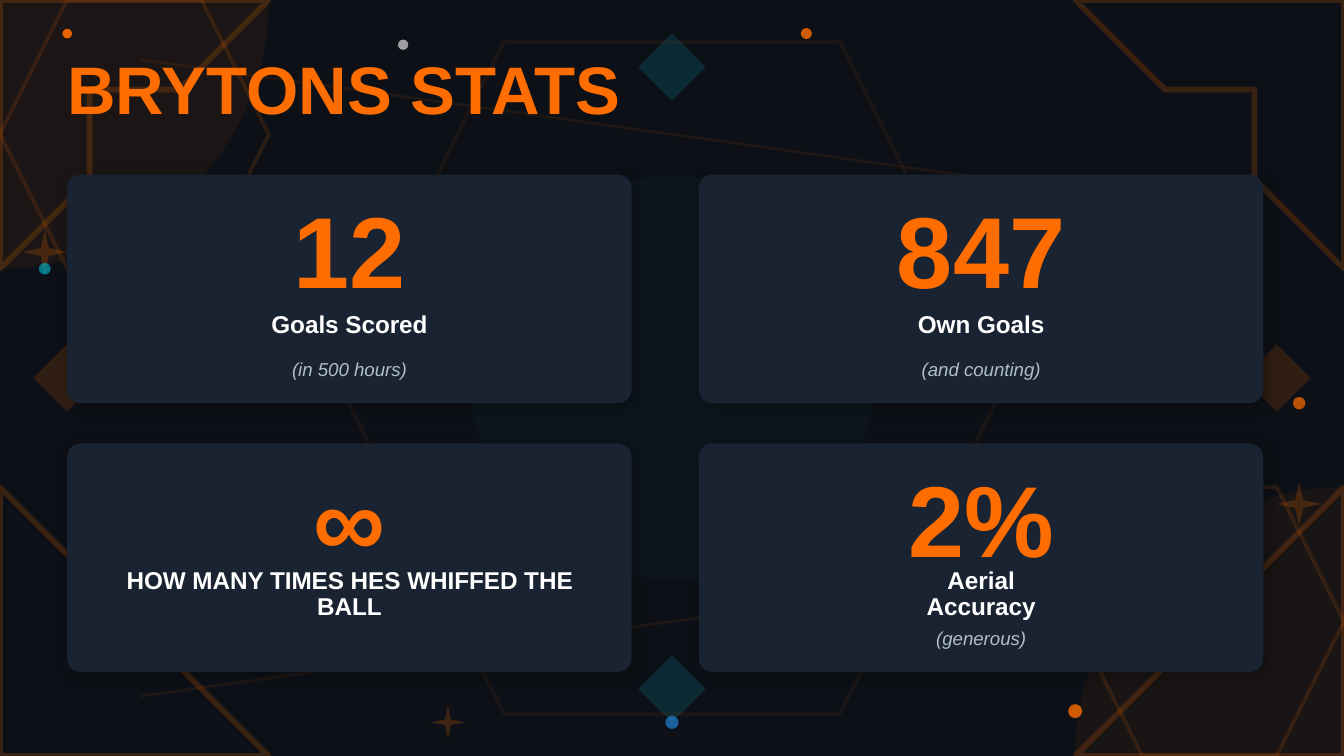
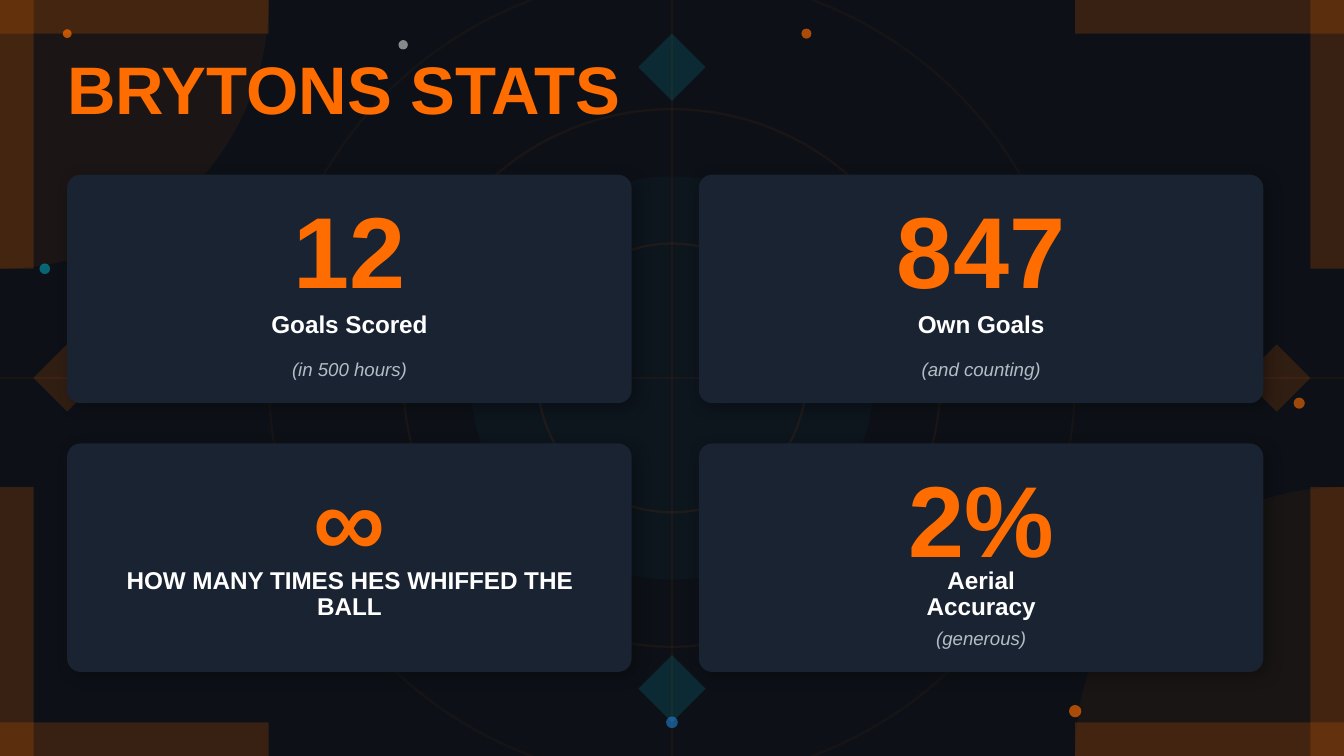
Before and after one commit to coenheinrich-beep/landscape-site-1, a slide deck: slide 4 of rl_bachelor_extra.pptx. Drawn at 1344x756 pixels with LibreOffice and Linux fonts; fonts in the diff are those of the drawing. Boxes give left, top, right and bottom in pixels: in the first picture for what was removed or moved away, otherwise in the second. Text is boxed around its words. In the diff, an @@ line names an element or a change of style, - is before the commit and + after.

```diff
--- a/rl_bachelor_extra.pptx
+++ b/rl_bachelor_extra.pptx
@@ half frame removed at <box>0,0,269,269</box> @@
@@ hexagon removed at <box>0,0,269,269</box> @@
@@ rectangle added at <box>0,0,269,34</box>, fill #FF6D00 at 18% opacity @@
@@ rectangle added at <box>0,0,34,269</box>, fill #FF6D00 at 18% opacity @@
@@ ellipse added at <box>269,0,1075,756</box>, outline #FF6D00 1.18 pt @@
@@ rectangle added at <box>671,0,673,755</box>, fill #FF6D00 at 5% opacity @@
@@ ellipse at <box>801,28,810,38</box>: fill #FF6D00 at 80% opacity to #FF6D00 at 65% opacity @@
@@ half frame removed at <box>1075,0,1344,269</box> @@
@@ rectangle added at <box>1075,0,1344,34</box>, fill #FF6D00 at 18% opacity @@
@@ rectangle added at <box>1310,0,1344,269</box>, fill #FF6D00 at 18% opacity @@
@@ ellipse at <box>63,30,73,39</box>: fill #FF6D00 at 90% opacity to #FF6D00 at 70% opacity @@
@@ rectangle removed at <box>139,58,1205,211</box> @@
@@ hexagon removed at <box>336,42,1008,714</box> @@
@@ ellipse at <box>399,40,409,50</box>: fill #FFFFFF at 60% opacity to #FFFFFF at 50% opacity @@
@@ ellipse added at <box>403,109,941,646</box>, outline #FF6D00 1.18 pt @@
@@ star removed at <box>23,230,67,274</box> @@
@@ ellipse at <box>39,263,50,274</box>: fill #00BCD4 at 60% opacity to #00BCD4 at 50% opacity @@
@@ ellipse added at <box>538,243,806,512</box>, outline #FF6D00 1.18 pt @@
@@ ellipse at <box>1294,398,1305,409</box>: fill #FF6D00 at 70% opacity to #FF6D00 at 60% opacity @@
@@ half frame removed at <box>0,487,269,755</box> @@
@@ rectangle added at <box>0,487,34,755</box>, fill #FF6D00 at 18% opacity @@
@@ half frame removed at <box>1075,487,1344,755</box> @@
@@ hexagon removed at <box>1075,487,1344,755</box> @@
@@ star removed at <box>1277,481,1321,526</box> @@
@@ rectangle added at <box>1310,487,1344,755</box>, fill #FF6D00 at 18% opacity @@
@@ rectangle removed at <box>139,546,1205,698</box> @@
@@ star removed at <box>431,706,465,739</box> @@
@@ ellipse at <box>667,716,679,728</box>: fill #2196F3 at 60% opacity to #2196F3 at 50% opacity @@
@@ ellipse at <box>1068,706,1081,718</box>: fill #FF6D00 at 80% opacity to #FF6D00 at 65% opacity @@
@@ rectangle added at <box>0,723,269,756</box>, fill #FF6D00 at 18% opacity @@
@@ rectangle added at <box>1075,723,1344,756</box>, fill #FF6D00 at 18% opacity @@
```
Also in this commit, not shown: 8 other slides changed, 1 other file.
